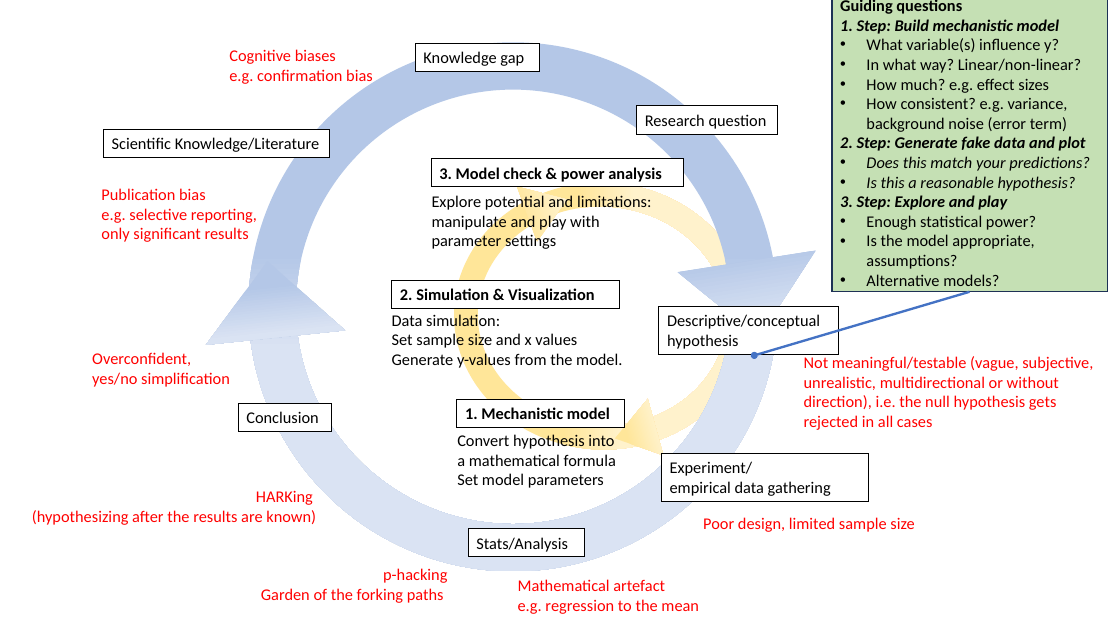
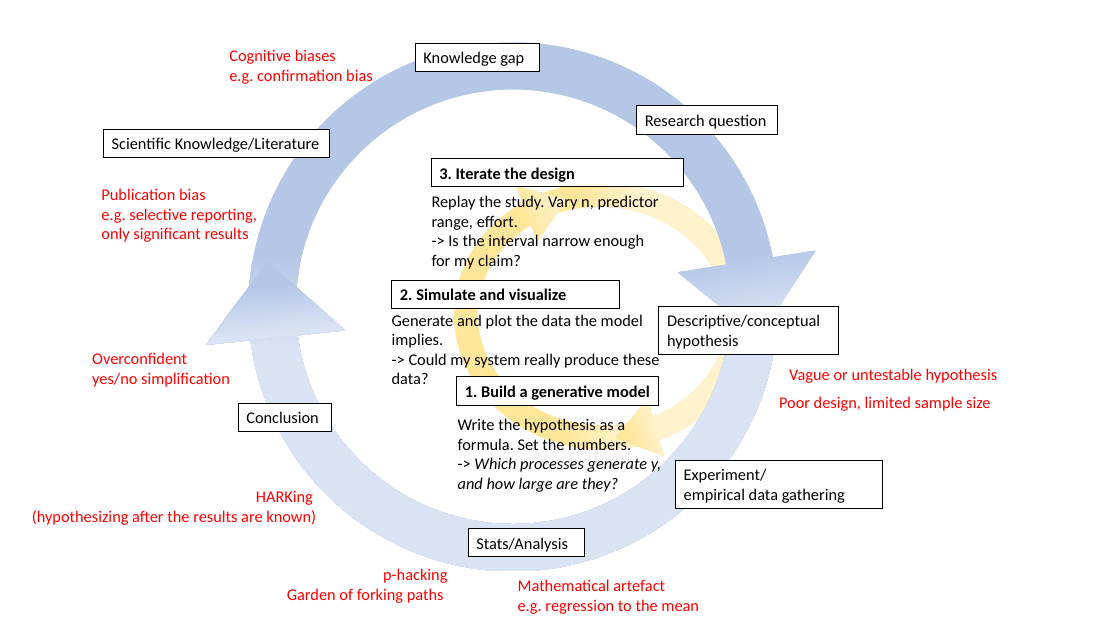
Before and after one commit to FrederikBaumgarten/SimulatingData, a slide deck: slide 3 of analyses/figures/figures_simulation.pptx. Drawn at 1120x630 pixels with LibreOffice and Linux fonts; fonts in the diff are those of the drawing. Boxes give left, top, right and bottom in pixels: in the first picture for what was removed or moved away, otherwise in the second. Text is boxed around its words. In the diff, an @@ line names an element or a change of style, - is before the commit and + after.

```diff
--- a/analyses/figures/figures_simulation.pptx
+++ b/analyses/figures/figures_simulation.pptx
@@ rectangle removed at [832,0,1107,292] @@
-Guiding questions
-1. Step: Build mechanistic model
-• What variable(s) influence y?
-• In what way? Linear/non-linear?
-• How much? e.g. effect sizes
-• How consistent? e.g. variance, background noise (error term)
-2. Step: Generate fake data and plot
-• Does this match your predictions?
-• Is this a reasonable hypothesis?
-3. Step: Explore and play
-• Enough statistical power?
-• Is the model appropriate, assumptions?
-• Alternative models?
@@ text in rectangle at [439,167,575,182]: text changed @@
-3. Model check & power analysis
+3. Iterate the design
@@ text at [432,194,659,271]: text changed @@
-Explore potential and limitations:
-manipulate and play with parameter settings
+Replay the study. Vary n, predictor range, effort.
+-> Is the interval narrow enough for my claim?
@@ text in rectangle at [400,288,567,300]: text changed @@
-2. Simulation & Visualization
+2. Simulate and visualize
@@ arrow removed from (970, 292) to (755, 355) @@
@@ text at [392,313,660,384]: text changed @@
-Data simulation:
-Set sample size and x values
-Generate y-values from the model.
+Generate and plot the data the model implies.
+-> Could my system really produce these data?
@@ text at [92,352,187,364]: text changed @@
-Overconfident,
+Overconfident
@@ rectangle "1. Build a generative model": place and size @@
-rectangle "1. Build a generative model" at [457,399,625,428]
+rectangle "1. Build a generative model" at [456,377,659,406]
@@ text in rectangle at [465,385,650,400]: text changed @@
-1. Mechanistic model
+1. Build a generative model
@@ text "Poor design, limited sample size": place and size @@
-text "Poor design, limited sample size" at [703,517,914,532]
+text "Poor design, limited sample size" at [779,396,990,411]
@@ text at [789,368,998,383]: text changed @@
-Not meaningful/testable (vague, subjective, unrealistic, multidirectional or without direction), i.e. the null hypothesis gets rejected in all cases
+Vague or untestable hypothesis
@@ text at [458,417,661,492]: text changed @@
-Convert hypothesis into
-a mathematical formula
-Set model parameters
+Write the hypothesis as a formula. Set the numbers.
+-> Which processes generate y, and how large are they?
@@ rectangle "Experiment/": place and size @@
-rectangle "Experiment/" at [661,453,869,501]
+rectangle "Experiment/" at [676,460,883,508]
@@ text at [287,588,444,603]: text changed @@
-Garden of the forking paths
+Garden of forking paths
```
Also in this commit, not shown: 25 other files.
